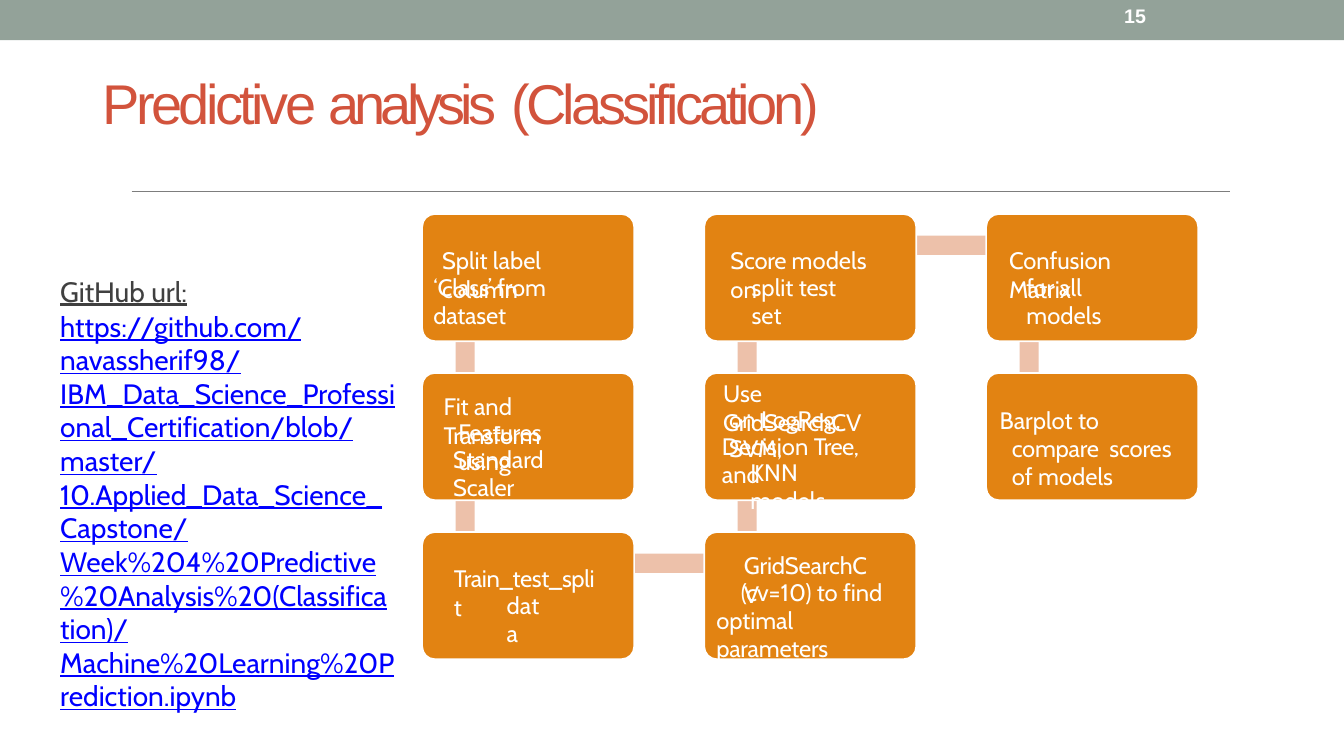
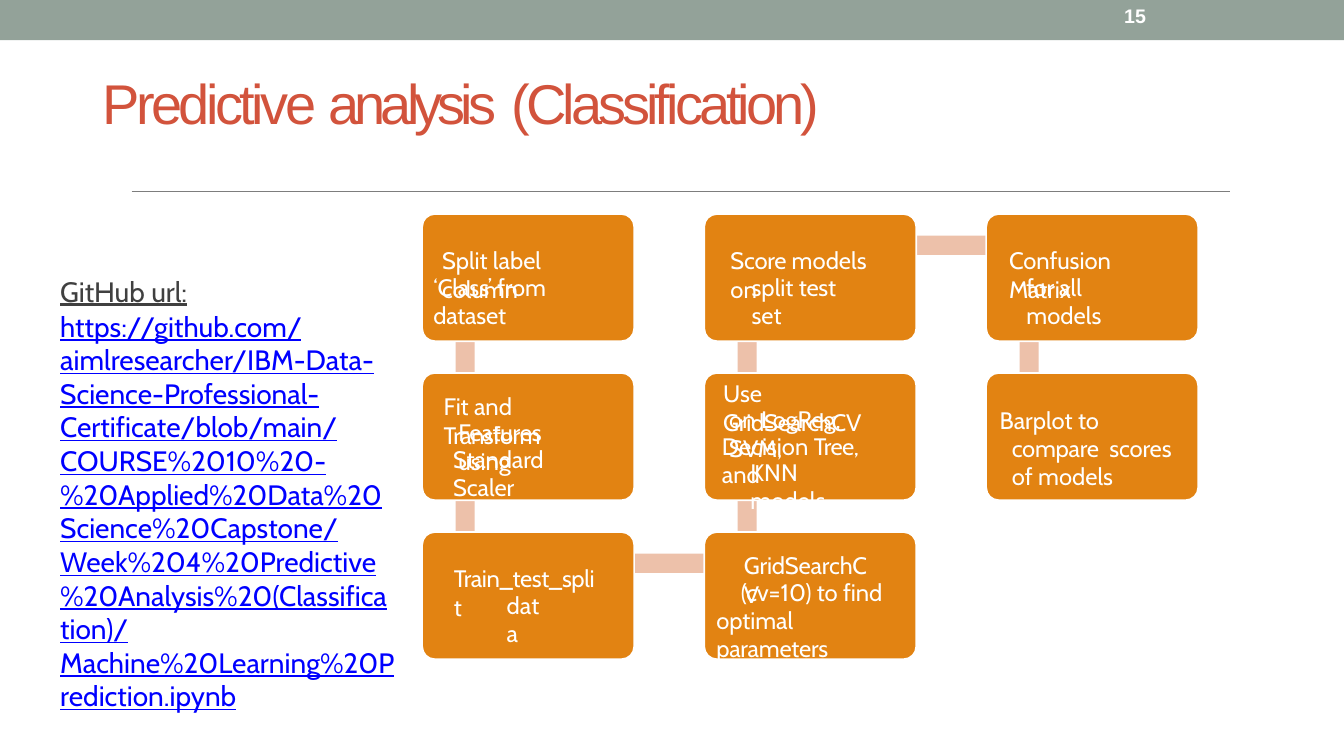
Before and after one commit to aimlresearcher/IBM-Data-Science-Professional-Certificate, a slide deck: slide 15 of COURSE 10 - Applied Data Science Capstone/Week 5 Present Your Data-Driven Insights/Data Science Journey.pptx. Drawn at 1344x756 pixels with LibreOffice and Linux fonts; fonts in the diff are those of the drawing. Boxes give left, top, right and bottom in pixels: in the first picture for what was removed or moved away, otherwise in the second. Text is boxed around its words. In the diff, an @@ line names an element or a change of style, - is before the commit and + after.

Commit message:
Data Science

```diff
--- a/COURSE 10 - Applied Data Science Capstone/Week 5 Present Your Data-Driven Insights/Data Science Journey.pptx
+++ b/COURSE 10 - Applied Data Science Capstone/Week 5 Present Your Data-Driven Insights/Data Science Journey.pptx
@@ text at bbox=[60, 316, 394, 713]: text changed @@
-https://github.com/navassherif98/IBM_Data_Science_Professional_Certification/blob/master/10.Applied_Data_Science_Capstone/Week%204%20Predictive%20Analysis%20(Classification)/Machine%20Learning%20Prediction.ipynb
+https://github.com/aimlresearcher/IBM-Data-Science-Professional-Certificate/blob/main/COURSE%2010%20-%20Applied%20Data%20Science%20Capstone/Week%204%20Predictive%20Analysis%20(Classification)/Machine%20Learning%20Prediction.ipynb
```
Also in this commit, not shown: 9 other slides changed, 1 other file.
